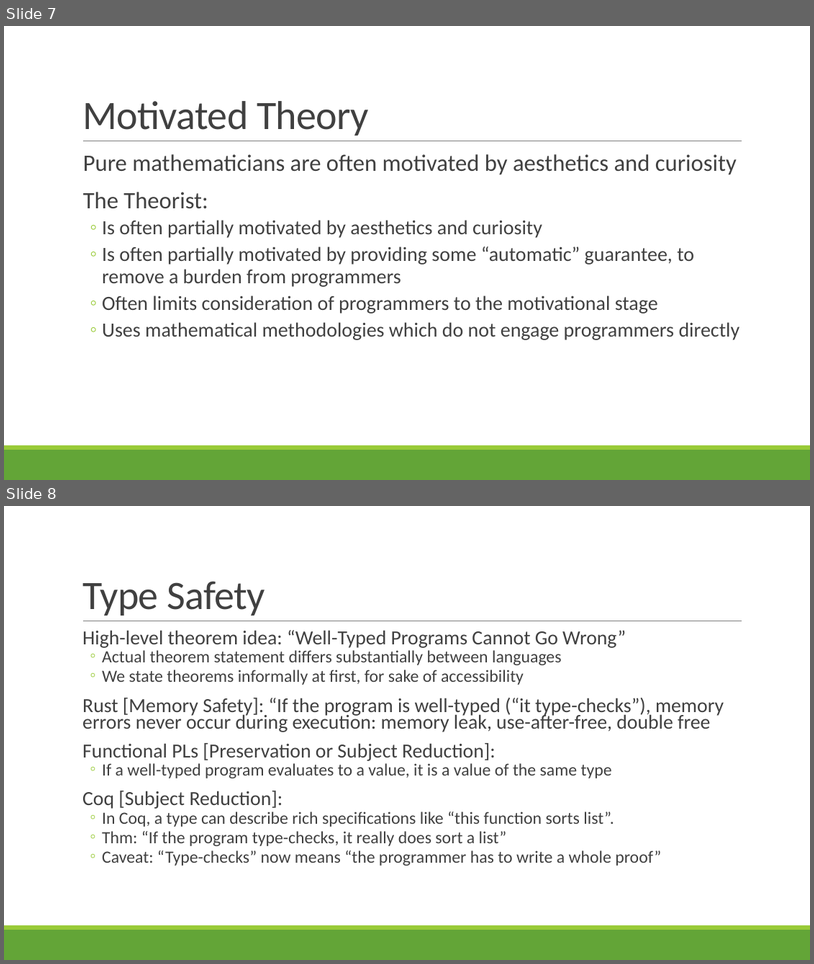
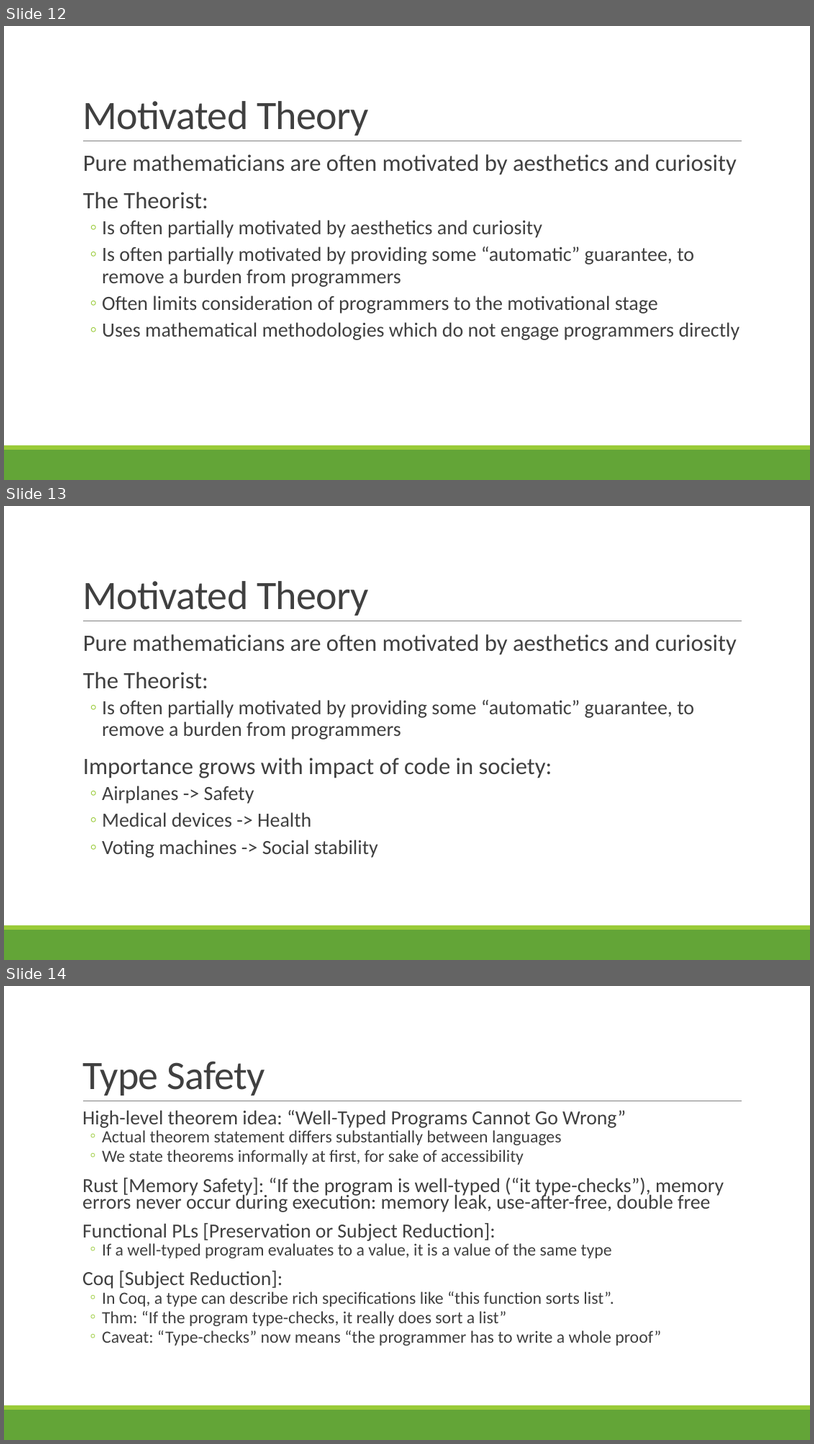
Before and after one commit to rbohrer/pl-course, a slide deck: LectureSlides/07Types.pptx. Shown one above the other, each under a label of ours: slides 7 and 8 before the commit, slides 12, 13 and 14 after it. The pictures are 814x964 and 814x1444 pixels, drawn with LibreOffice and Linux fonts; fonts in the diff are those of the drawing. Boxes give left, top, right and bottom in pixels: in the first picture for what was removed or moved away, otherwise in the second. Text is boxed around its words. In the diff, an @@ line names an element or a change of style, - is before the commit and + after.

```diff
--- a/LectureSlides/07Types.pptx
+++ b/LectureSlides/07Types.pptx
@@ slide 13 added at bbox=[4, 506, 810, 960], background #FFFFFF; not listed: 3 template elements that a slide beside it also shows @@
@@ title added at bbox=[82, 581, 369, 615], 48 pt, text #404040 @@
+Motivated Theory
@@ text added at bbox=[83, 634, 737, 857], 24 pt, text #404040 @@
+  Pure mathematicians are often motivated by aesthetics and curiosity
+  The Theorist:
+  ◦ Is often partially motivated by providing some “automatic” guarantee, to remove a burden from programmers
+  Importance grows with impact of code in society:
+  ◦ Airplanes -> Safety
+  ◦ Medical devices -> Health
+  ◦ Voting machines -> Social stability
@@ what was slide 7 is now slide 12 @@
@@ what was slide 8 is now slide 14 @@
```
Also in this commit, not shown: 6 other slides added, 1 slide removed.
